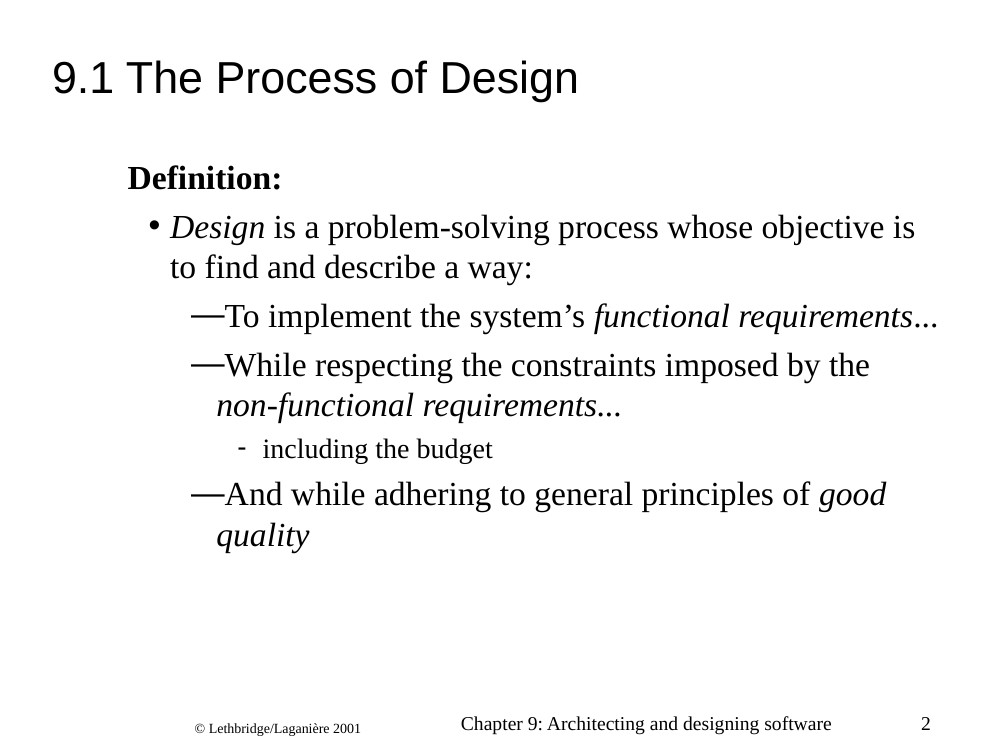
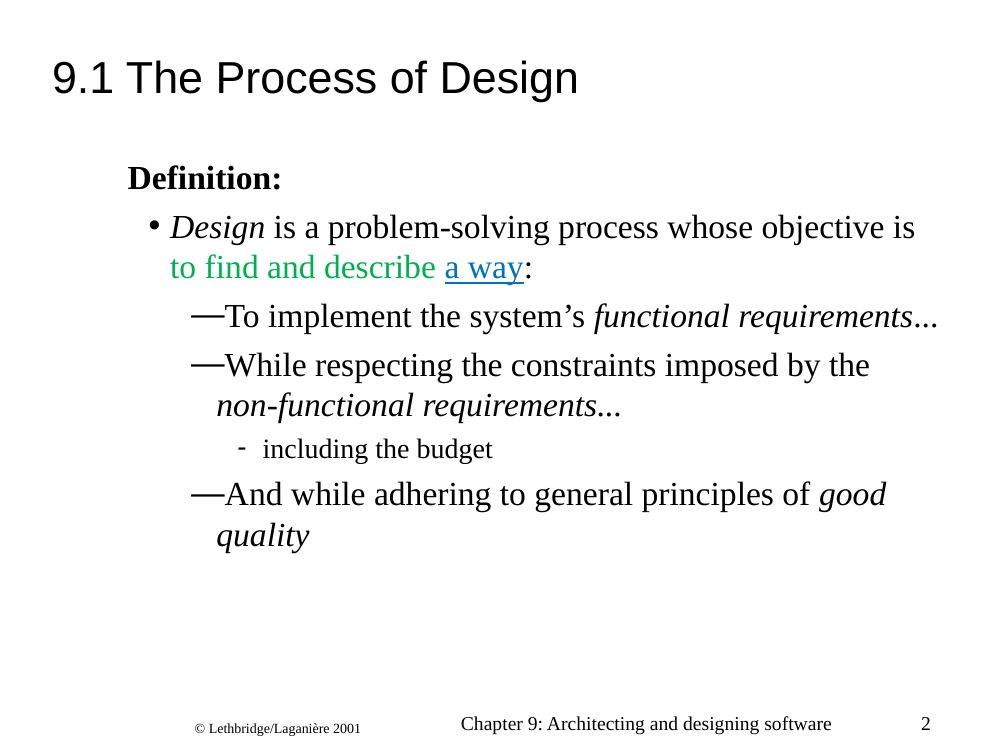
Before and after one commit to CphBusCosSem2/week9-14-Project-part-1, a slide deck: slide 2 of arch-LethbridgeLaganiere_ch09.ppt. Drawn at 1008x756 pixels with LibreOffice and Linux fonts; fonts in the diff are those of the drawing; background and template pictures are left out. Boxes give left, top, right and bottom in pixels: in the first picture for what was removed or moved away, otherwise in the second. Text is boxed around its words. In the diff, an @@ line names an element or a change of style, - is before the commit and + after.

```diff
--- a/arch-LethbridgeLaganiere_ch09.ppt
+++ b/arch-LethbridgeLaganiere_ch09.ppt
@@ text at (x1=170, y1=214, x2=915, y2=285): text colour #000000 to #00B050 in "to find and describe"; text colour #000000 to #0070C0, underline on in "a way:" @@
```
Also in this commit, not shown: 15 other slides changed, 1 slide added, 1 slide removed, 1 other file.
